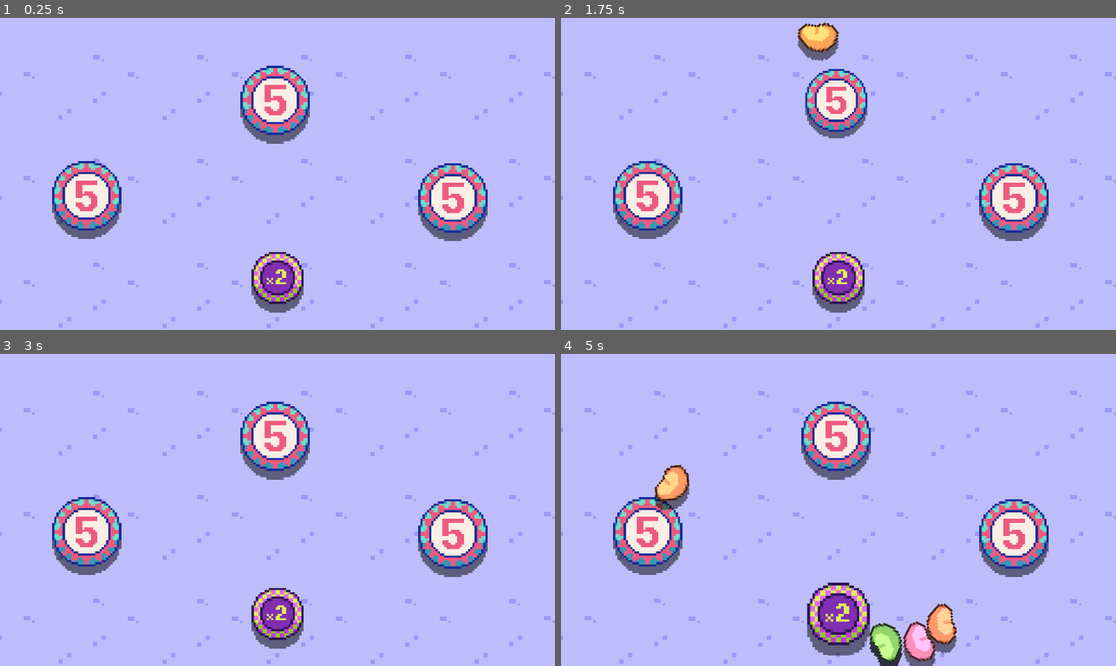
Above: before the commit, frames 1-4 (two rows, left to right).
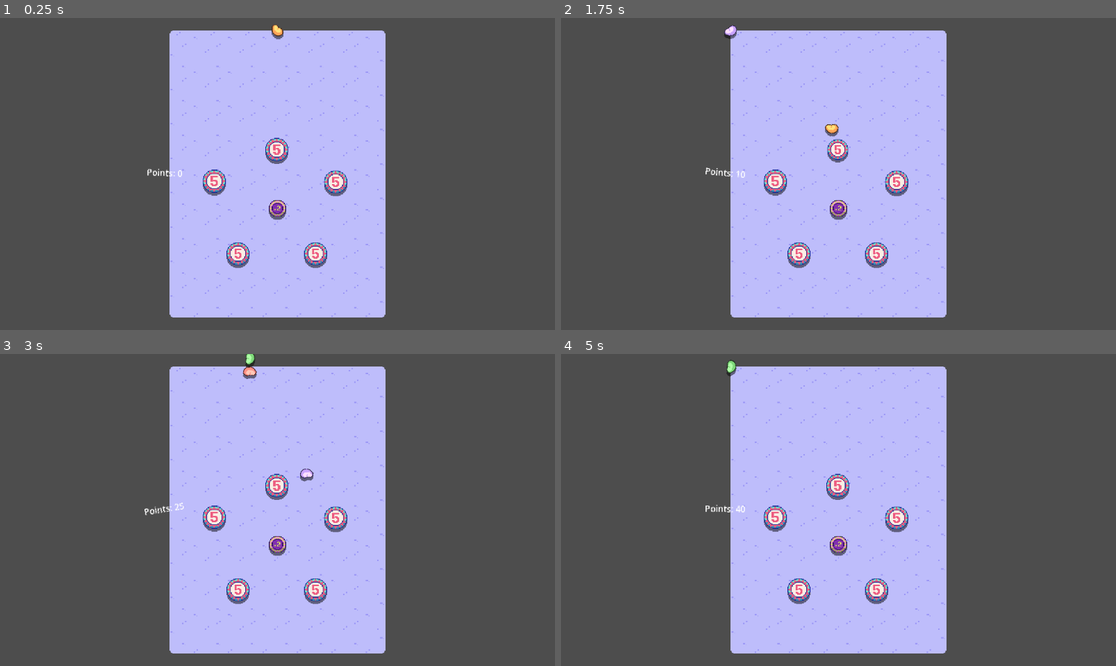
Above: after the commit, the same moments.

Repository: dairycultist/bean-game
Game: Godot game, scene res://scene.tscn
Two runs of this game, one before a commit and one after it. Both use one fixed random seed, a clock stepped at 60 frames per second and the inputs below.
Inputs (mouse positions are in pixels of both pictures, inside the frame that each line leads up to):
- Up to frame 1 (0.25 s): no input
- Up to frame 2 (1.75 s): tap Enter at 0.5 s; press the mouse at (838, 174) at 0.53 s; move the mouse to (727, 189) at 1.27 s; release the mouse at (727, 189) at 1.28 s; click (727, 189) at 1.35 s
- Up to frame 3 (3 s): move the mouse to (333, 441) at 2.02 s; press the mouse at (333, 441) at 2.03 s; move the mouse to (249, 572) at 2.77 s; release the mouse at (249, 572) at 2.78 s; click (249, 572) at 2.85 s
- Up to frame 4 (5 s): move the mouse to (1005, 556) at 3.52 s; press the mouse at (1005, 556) at 3.53 s; move the mouse to (672, 463) at 4.27 s; release the mouse at (672, 463) at 4.28 s; click (672, 463) at 4.35 s

The runs differ from the first frame. In frame 1, 71% of the frame differs, in the area x 0-100%, y 0-100%; in frame 2, 71%; in frame 3, 71%; in frame 4, 73%.

Commit message:
Dynamic camera size

Diff:
--- /dev/null
+++ b/camera.gd
@@ -0,0 +1,12 @@
+extends Camera2D
+
+func _ready() -> void:
+
+	zoom.x = get_viewport().get_visible_rect().size.y * 0.0023
+	zoom.y = zoom.x
+
+	get_viewport().size_changed.connect(func():
+
+		zoom.x = get_viewport().get_visible_rect().size.y * 0.0023
+		zoom.y = zoom.x
+	)
--- a/pegs/peg.gd
+++ b/pegs/peg.gd
@@ -9,7 +9,7 @@
 func bump(bean: Bean):
 
 	if duplicator:
-		get_node("../BeanDropper").add_child(bean.duplicate())
+		get_node("../BeanDropper").call_deferred("add_child", bean.duplicate())
 
 	BeanSignals.on_bean_hit_peg.emit(bean, self)
 	$AnimationPlayer.play("bump")
--- a/scene.tscn
+++ b/scene.tscn
@@ -1,5 +1,6 @@
-[gd_scene load_steps=9 format=3 uid="uid://5ilcdthf5fh5"]
+[gd_scene load_steps=10 format=3 uid="uid://5ilcdthf5fh5"]
 
+[ext_resource type="Script" uid="uid://dppwgga1gh2wa" path="res://camera.gd" id="1_xlvrw"]
 [ext_resource type="Script" uid="uid://bce4vbqpm3soy" path="res://bean_dropper.gd" id="2_nxogm"]
 [ext_resource type="PackedScene" uid="uid://cn757hnlqkpnk" path="res://bean.tscn" id="3_3253y"]
 [ext_resource type="PackedScene" uid="uid://bt8kaq1qrknu4" path="res://pegs/peg_duplicator.tscn" id="3_ni31j"]
@@ -14,7 +15,8 @@
 [node name="Scene" type="Node2D"]
 
 [node name="Camera" type="Camera2D" parent="."]
-zoom = Vector2(4.5, 4.5)
+zoom = Vector2(1.5, 1.5)
+script = ExtResource("1_xlvrw")
 
 [node name="DropRegion" type="NinePatchRect" parent="."]
 texture_filter = 1
Not shown, added: camera.gd.uid
